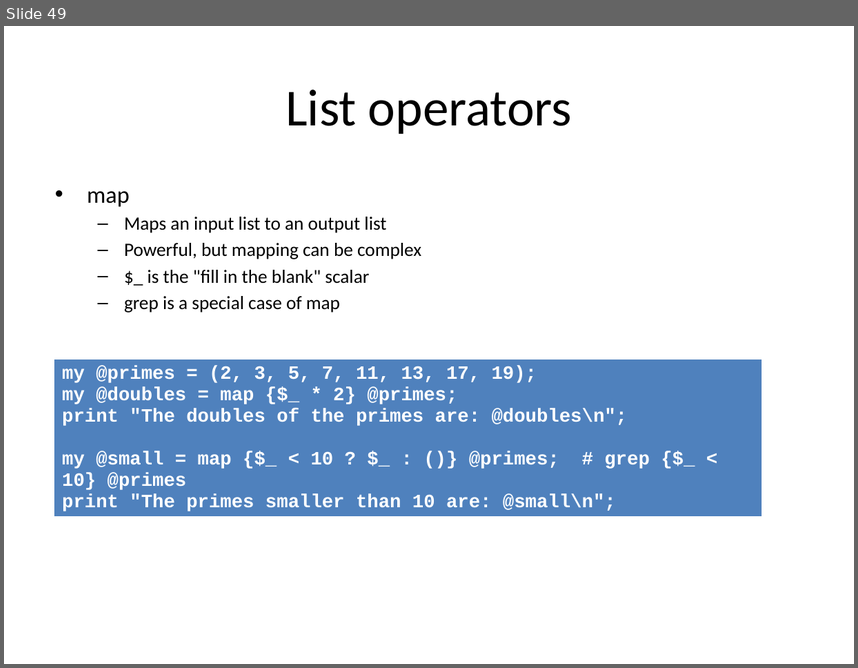
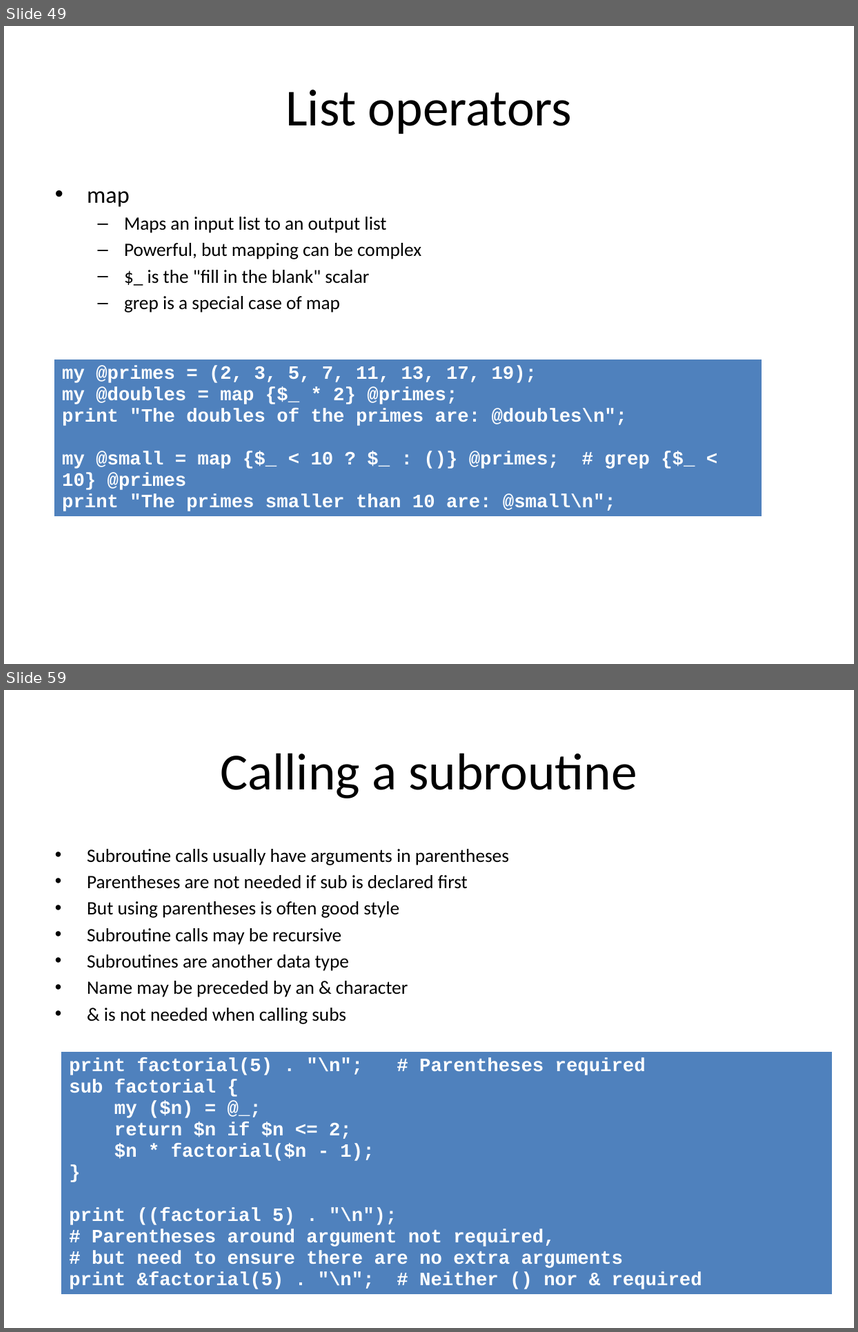
Before and after one commit to redmage123/perl-programming-introduction, a slide deck: docs/Introduction to Perl.pptx. Shown one above the other, each under a label of ours: slide 49 before the commit, slides 49 and 59 after it; the slides between them are not shown. The pictures are 858x668 and 858x1332 pixels, drawn with LibreOffice and Linux fonts; fonts in the diff are those of the drawing. Boxes give left, top, right and bottom in pixels: in the first picture for what was removed or moved away, otherwise in the second. Text is boxed around its words. In the diff, an @@ line names an element or a change of style, - is before the commit and + after.

Commit message:
Finished slides and added pdf

```diff
--- a/docs/Introduction to Perl.pptx
+++ b/docs/Introduction to Perl.pptx
@@ slide 59 added at (4, 690, 854, 1328), background #FFFFFF @@
@@ title added at (220, 753, 637, 798), 44 pt, text #000000 @@
+Calling a subroutine
@@ text added at (87, 849, 509, 1024), 16 pt, text #000000 @@
+• Subroutine calls usually have arguments in parentheses
+• Parentheses are not needed if sub is declared first
+• But using parentheses is often good style
+• Subroutine calls may be recursive
+• Subroutines are another data type
+• Name may be preceded by an & character
+• & is not needed when calling subs
@@ table added at (61, 1052, 833, 1309), 1 rows, 1 columns @@
+print factorial(5) . "\n"; # Parentheses required / sub factorial { / my ($n) = @_; / return $n if $n <= 2; / $n * factorial($n - 1); / } / print ((factorial 5) . "\n"); / # Parentheses around argument not required, / # but need to ensure there are no extra arguments / print &factorial(5) . "\n"; # Neither () nor & required
```
Also in this commit, not shown: 28 other slides added, 1 other file.
